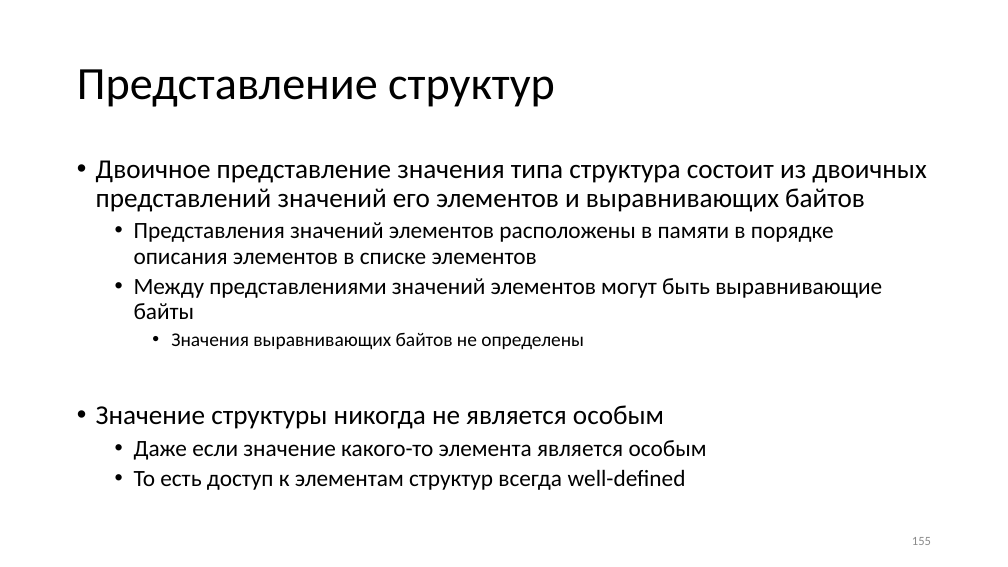
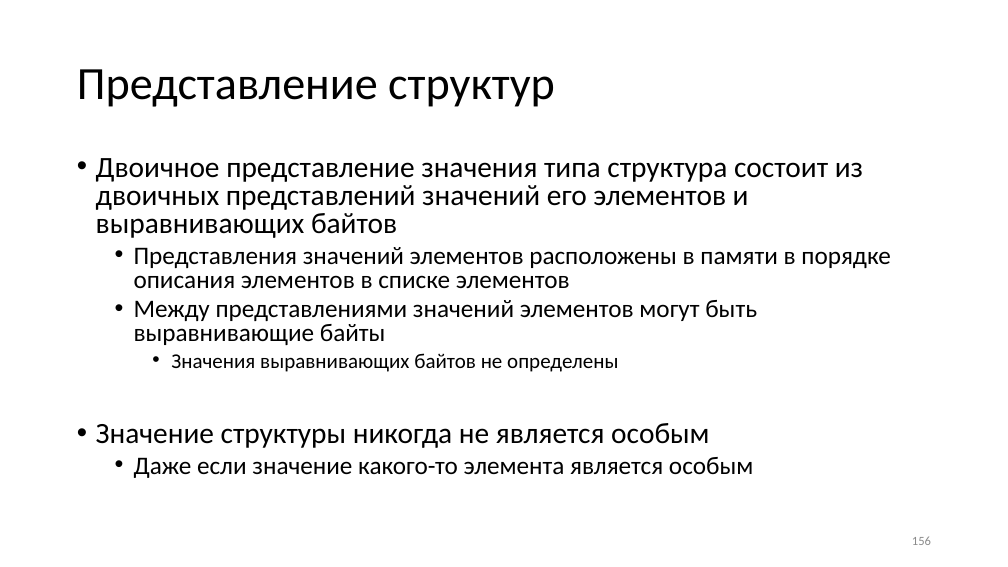
Before and after one commit to Evgueni-Petrov-aka-espetrov/Algorithms-and-Programming-in-C-pptx, a slide deck: slide 156 of 03.5 Типы языка С.pptx (slide 155 before the commit). Drawn at 1008x567 pixels with LibreOffice and Linux fonts; fonts in the diff are those of the drawing. Boxes give left, top, right and bottom in pixels: in the first picture for what was removed or moved away, otherwise in the second. Text is boxed around its words. In the diff, an @@ line names an element or a change of style, - is before the commit and + after.

```diff
--- a/03.5 Типы языка С.pptx
+++ b/03.5 Типы языка С.pptx
@@ text "Двоичное представление значения типа структура ..." at (96,158,891,478): size 25.9 to 28 pt in "Двоичное представление значения типа структура состоит из ...", "Значение структуры никогда не является особым"; size 22.2 to 24 pt in "Представления значений элементов расположены в памяти в ...", "Между представлениями значений элементов могут быть выравнив ...", "Даже если значение какого-то элемента является особым"; size 18.5 to 20 pt in "Значения выравнивающих байтов не определены"; line spacing 0.9 to 0.8 @@
@@ text at (134,469,686,490): paragraph removed @@
-  • То есть доступ к элементам структур всегда well-defined
```
Also in this commit, not shown: 11 other slides changed, 1 slide added.
